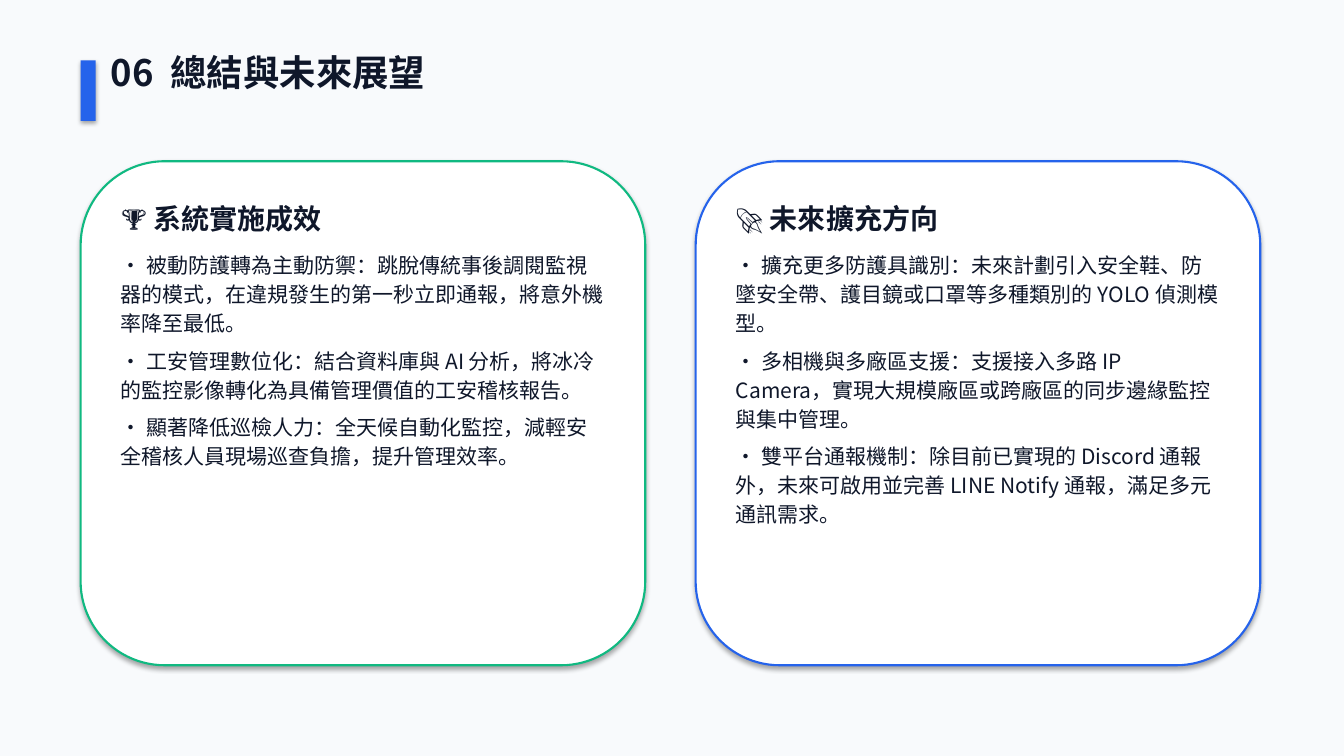
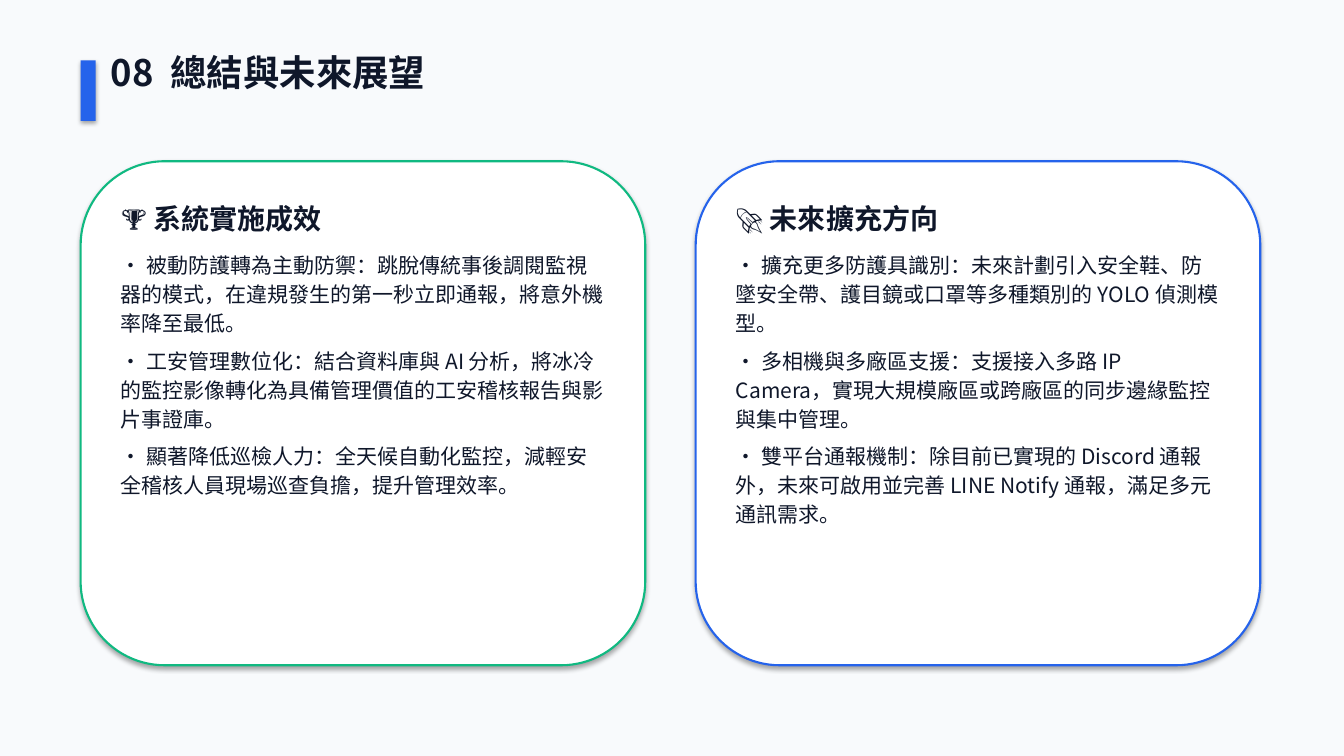
Before and after one commit to zongyandeng/AIoT, a slide deck: slide 9 of AIoT_Safety_Platform_Report.pptx (slide 7 before the commit). Drawn at 1344x756 pixels with LibreOffice and Linux fonts; fonts in the diff are those of the drawing. Boxes give left, top, right and bottom in pixels: in the first picture for what was removed or moved away, otherwise in the second. Text is boxed around its words. In the diff, an @@ line names an element or a change of style, - is before the commit and + after.

```diff
--- a/AIoT_Safety_Platform_Report.pptx
+++ b/AIoT_Safety_Platform_Report.pptx
@@ text at (111, 55, 425, 90): text changed @@
-06 總結與未來展望
+08 總結與未來展望
@@ text at (121, 351, 604, 429): text changed @@
-• 工安管理數位化：結合資料庫與 AI 分析，將冰冷的監控影像轉化為具備管理價值的工安稽核報告。
+• 工安管理數位化：結合資料庫與 AI 分析，將冰冷的監控影像轉化為具備管理價值的工安稽核報告與影片事證庫。
```
Also in this commit, not shown: 3 other slides changed, 2 slides added, 1 other file.
